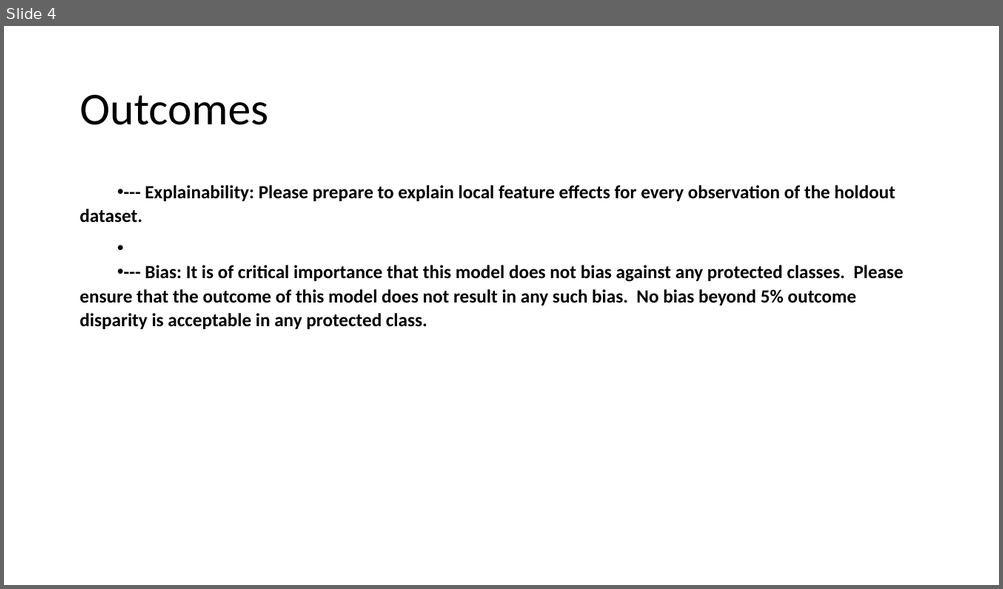
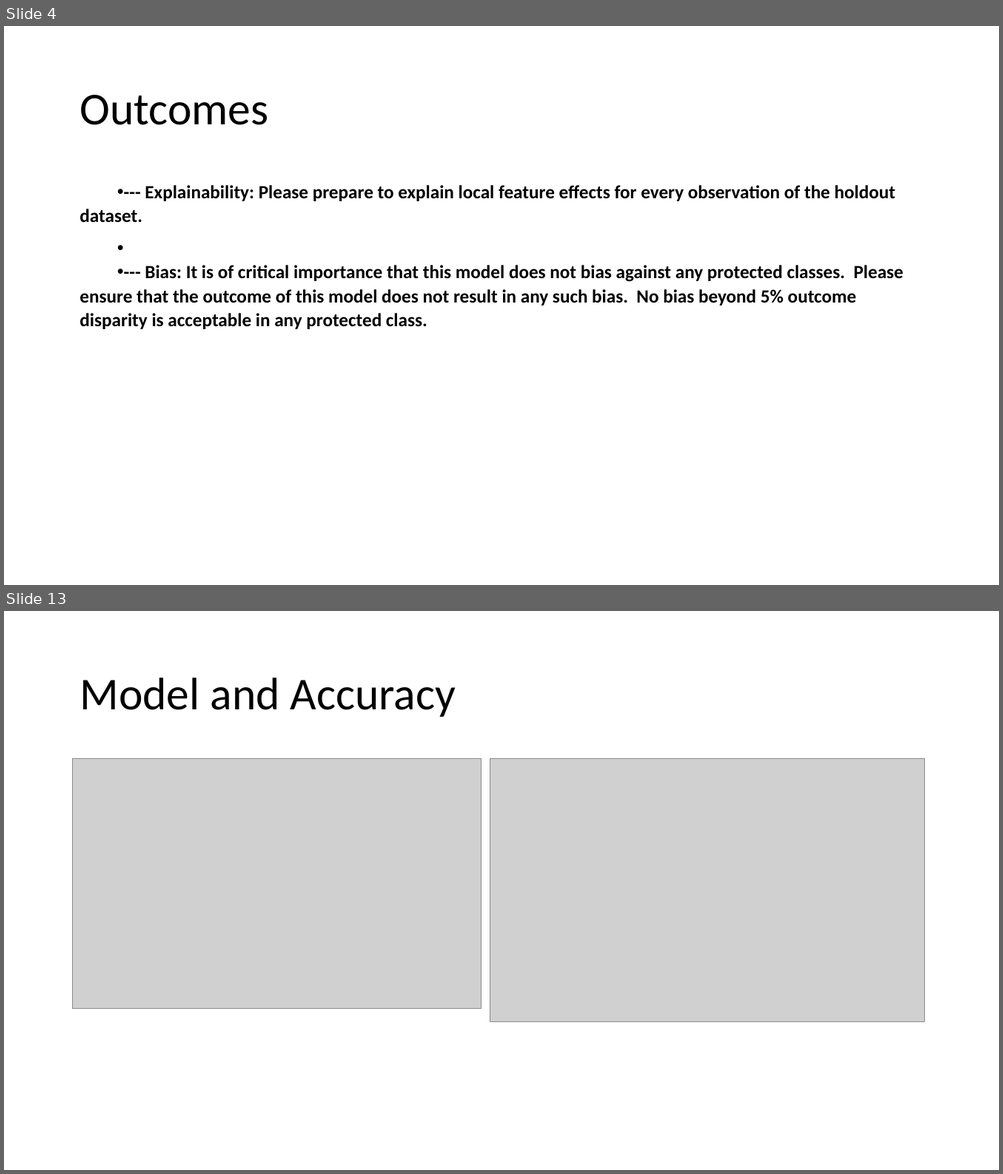
Before and after one commit to balakreshnan/DSinsider2020, a slide deck: insidermidway/Challenge B/Employee Turnover.pptx. Shown one above the other, each under a label of ours: slide 4 before the commit, slides 4 and 13 after it; the slides between them are not shown. The pictures are 1003x589 and 1003x1174 pixels, drawn with LibreOffice and Linux fonts; fonts in the diff are those of the drawing; grey boxes stand for pictures. Boxes give left, top, right and bottom in pixels: in the first picture for what was removed or moved away, otherwise in the second. Text is boxed around its words. In the diff, an @@ line names an element or a change of style, - is before the commit and + after.

```diff
--- a/insidermidway/Challenge B/Employee Turnover.pptx
+++ b/insidermidway/Challenge B/Employee Turnover.pptx
@@ slide 13 added at <box>4,611,999,1170</box>, background #FFFFFF @@
@@ title added at <box>79,678,456,717</box>, 44 pt, text #000000 @@
+Model and Accuracy
@@ picture added at <box>73,759,481,1009</box> @@
@@ picture added at <box>490,759,925,1022</box> @@
```
Also in this commit, not shown: 14 other slides added, 1 other file.
